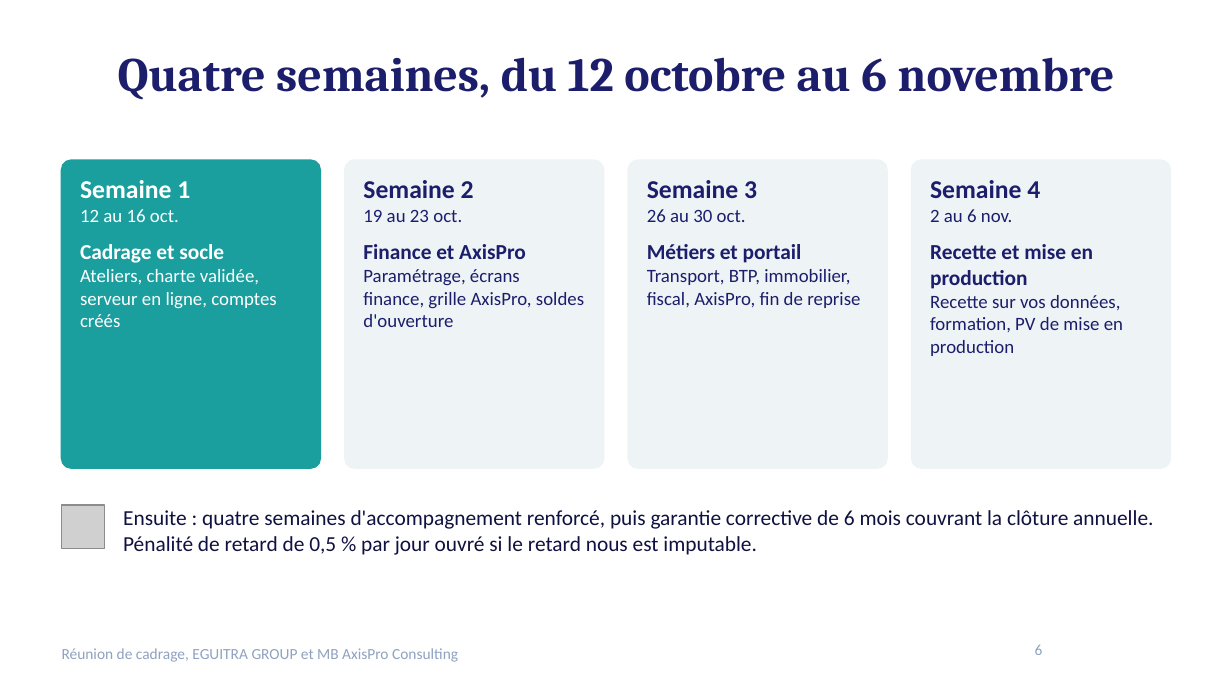
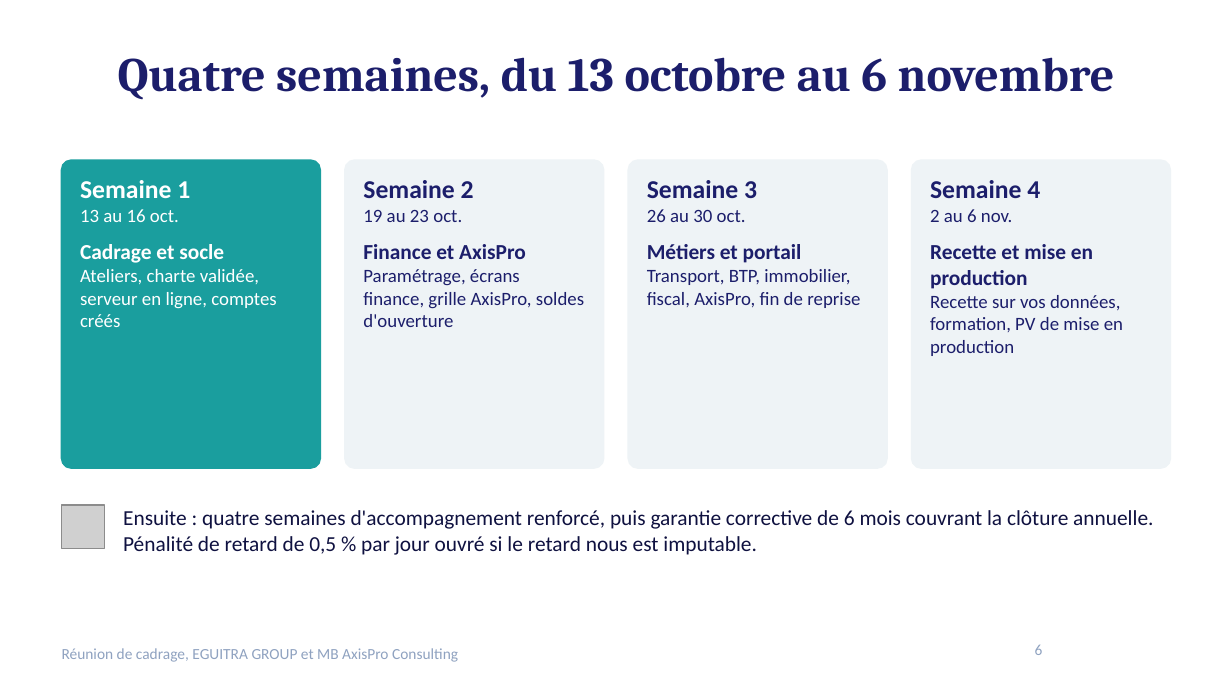
Before and after one commit to MadigbeK/EGUITRA, a slide deck: slide 6 of docs/offre/cadrage/Reunion_de_cadrage_EGUITRA.pptx. Drawn at 1232x693 pixels with LibreOffice and Linux fonts; fonts in the diff are those of the drawing; grey boxes stand for pictures; background and template pictures are left out. Boxes give left, top, right and bottom in pixels: in the first picture for what was removed or moved away, otherwise in the second. Text is boxed around its words. In the diff, an @@ line names an element or a change of style, - is before the commit and + after.

```diff
--- a/docs/offre/cadrage/Reunion_de_cadrage_EGUITRA.pptx
+++ b/docs/offre/cadrage/Reunion_de_cadrage_EGUITRA.pptx
@@ title at (118, 57, 1115, 100): text changed @@
-Quatre semaines, du 12 octobre au 6 novembre
+Quatre semaines, du 13 octobre au 6 novembre
@@ text at (80, 209, 179, 222): text changed @@
-12 au 16 oct.
+13 au 16 oct.
```
Also in this commit, not shown: 1 other slide changed, 5 other files.
